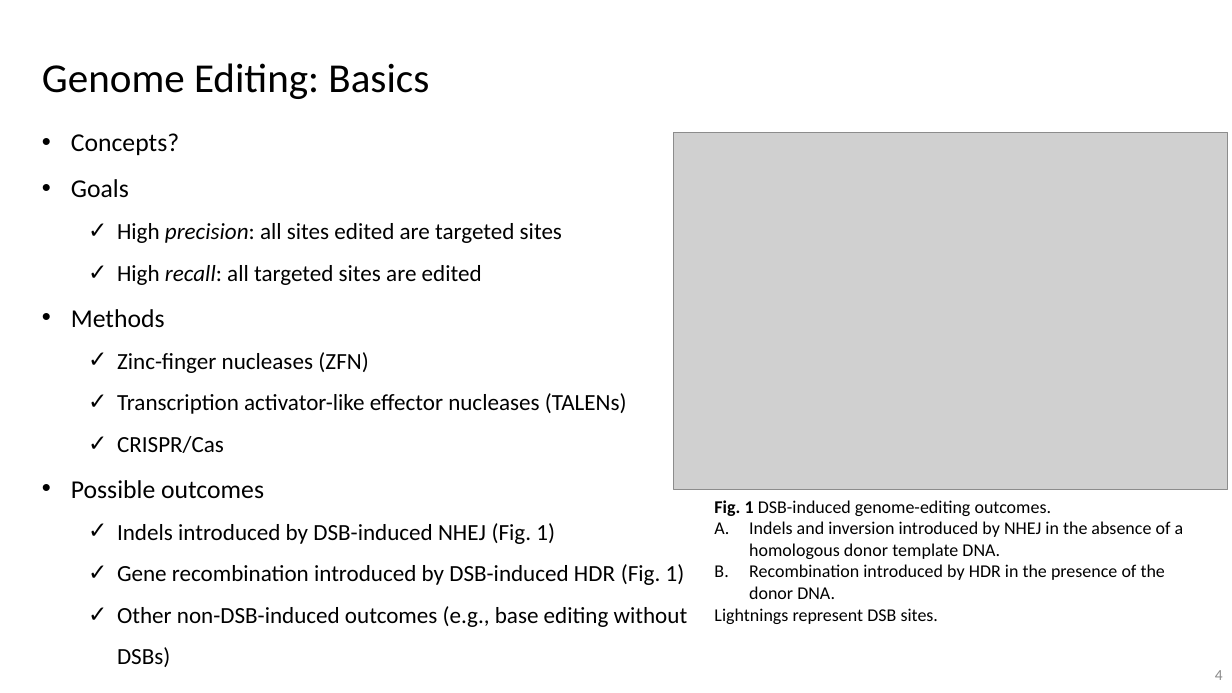
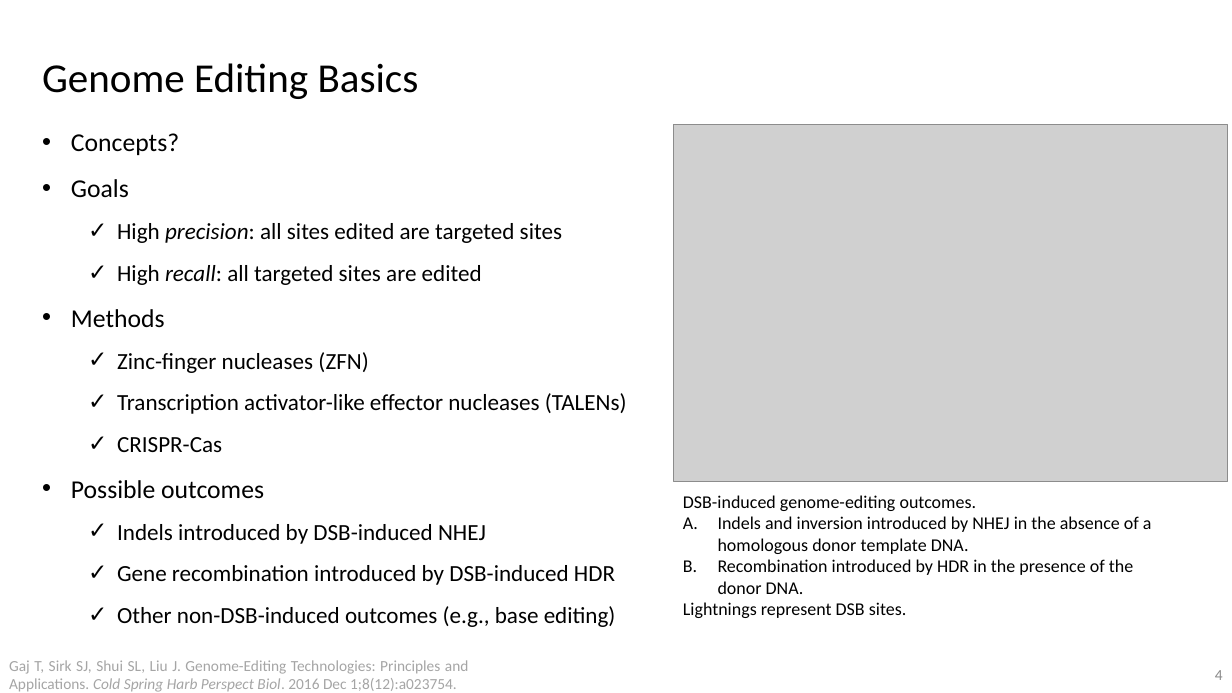
Before and after one commit to vwOvOwv/PKU-Undergraduate-Course, a slide deck: slide 4 of 遗传学(Genetics)/讨论课/Topic-3_遗传学技术/CRISPR-Cas.pptx. Drawn at 1232x693 pixels with LibreOffice and Linux fonts; fonts in the diff are those of the drawing; grey boxes stand for pictures. Boxes give left, top, right and bottom in pixels: in the first picture for what was removed or moved away, otherwise in the second. Text is boxed around its words. In the diff, an @@ line names an element or a change of style, - is before the commit and + after.

```diff
--- a/遗传学(Genetics)/讨论课/Topic-3_遗传学技术/CRISPR-Cas.pptx
+++ b/遗传学(Genetics)/讨论课/Topic-3_遗传学技术/CRISPR-Cas.pptx
@@ text at bbox=[42, 63, 419, 99]: text changed @@
-Genome Editing: Basics
+Genome Editing Basics
@@ picture: place and size @@
-picture at bbox=[674, 132, 1228, 490]
+picture at bbox=[674, 125, 1228, 482]
@@ text at bbox=[117, 437, 222, 452]: text changed @@
-  ✓ CRISPR/Cas
+  ✓ CRISPR-Cas
@@ text "DSB-induced genome-editing outcomes.": place and size @@
-text "DSB-induced genome-editing outcomes." at bbox=[714, 500, 1184, 624]
+text "DSB-induced genome-editing outcomes." at bbox=[683, 495, 1152, 618]
@@ text at bbox=[683, 495, 977, 511]: text changed @@
-Fig. 1 DSB-induced genome-editing outcomes.
+DSB-induced genome-editing outcomes.
@@ text at bbox=[117, 524, 616, 627]: text changed @@
-  ✓ Indels introduced by DSB-induced NHEJ (Fig. 1)
-  ✓ Gene recombination introduced by DSB-induced HDR (Fig. 1)
-  ✓ Other non-DSB-induced outcomes (e.g., base editing without DSBs)
+  ✓ Indels introduced by DSB-induced NHEJ
+  ✓ Gene recombination introduced by DSB-induced HDR
+  ✓ Other non-DSB-induced outcomes (e.g., base editing)
@@ text added at bbox=[9, 660, 469, 692], 12 pt, text #A5A5A5 @@
+Gaj T, Sirk SJ, Shui SL, Liu J. Genome-Editing Technologies: Principles and Applications. Cold Spring Harb Perspect Biol. 2016 Dec 1;8(12):a023754.
```
Also in this commit, not shown: 11 other slides changed, 9 slides added, 2 slides removed, 19 other files.
